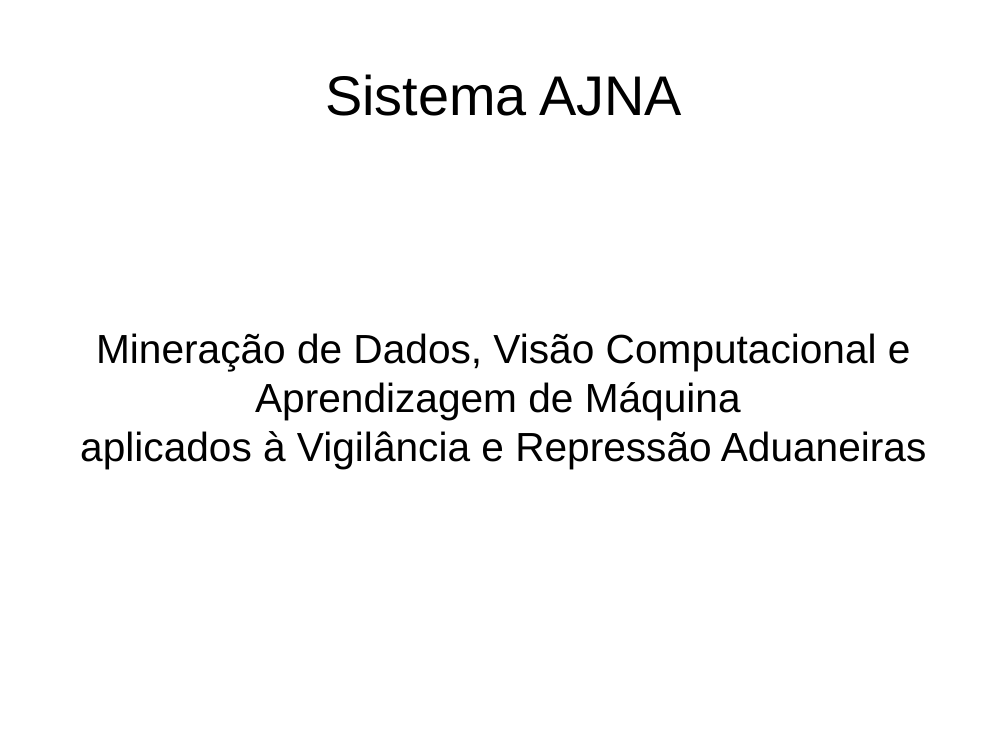
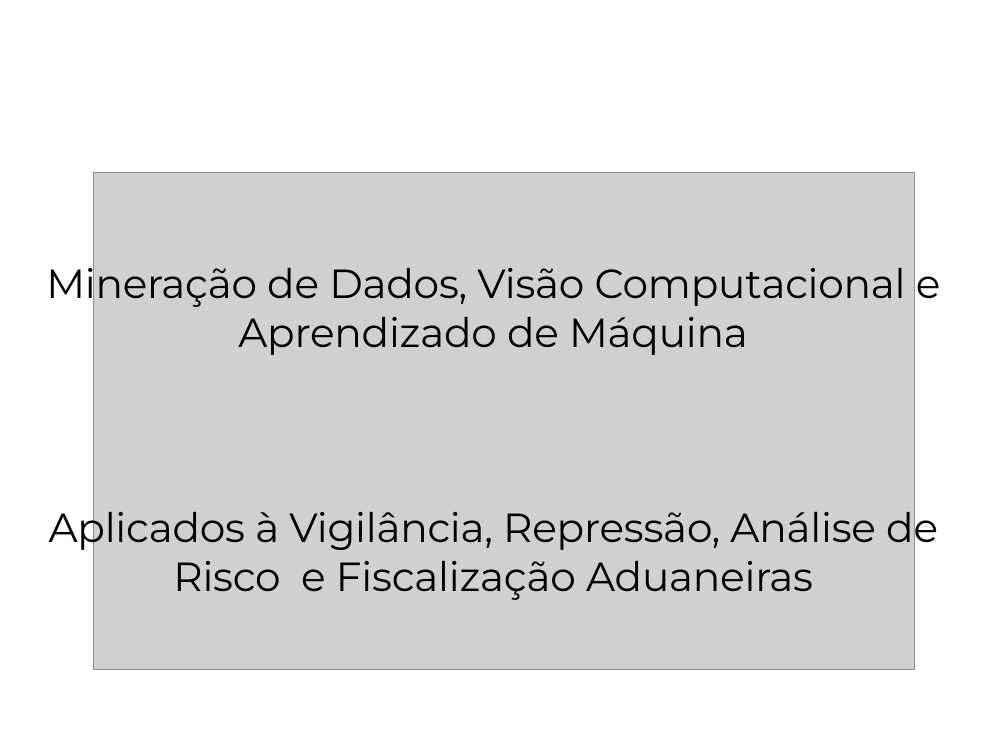
Before and after one commit to IvanBrasilico/ajna_docs, a slide deck: slide 1 of notebooks/Apresentacao201904(Gerencial).odp. Drawn at 1008x756 pixels with LibreOffice and Linux fonts; fonts in the diff are those of the drawing; grey boxes stand for pictures; background and template pictures are left out. Boxes give left, top, right and bottom in pixels: in the first picture for what was removed or moved away, otherwise in the second. Text is boxed around its words. In the diff, an @@ line names an element or a change of style, - is before the commit and + after.

Commit message:
Apresentação OMA

```diff
--- a/notebooks/Apresentacao201904(Gerencial).odp
+++ b/notebooks/Apresentacao201904(Gerencial).odp
@@ title "Sistema AJNA" at <box>50,28,753,153</box>: size 44 to 44.8 pt, text colour #000000 to #FFFFFF; alignment centre to left @@
@@ picture added at <box>93,173,915,670</box> @@
@@ subtitle at <box>46,258,941,600</box>: text changed; font Arial to Montserrat @@
-Mineração de Dados, Visão Computacional e Aprendizagem de Máquina
-aplicados à Vigilância e Repressão Aduaneiras
+Mineração de Dados, Visão Computacional e Aprendizado de Máquina
+Aplicados à Vigilância, Repressão, Análise de Risco e Fiscalização Aduaneiras
```
Also in this commit, not shown: 18 other slides changed, 1 slide removed.
